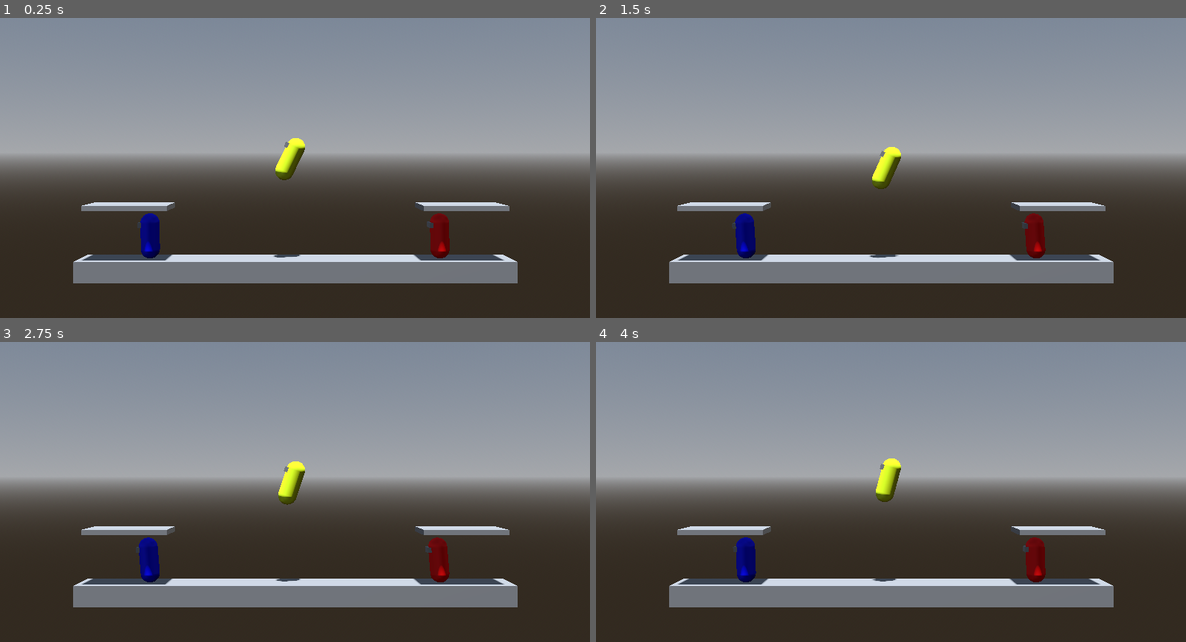
Above: before the commit, frames 1-4 (two rows, left to right).
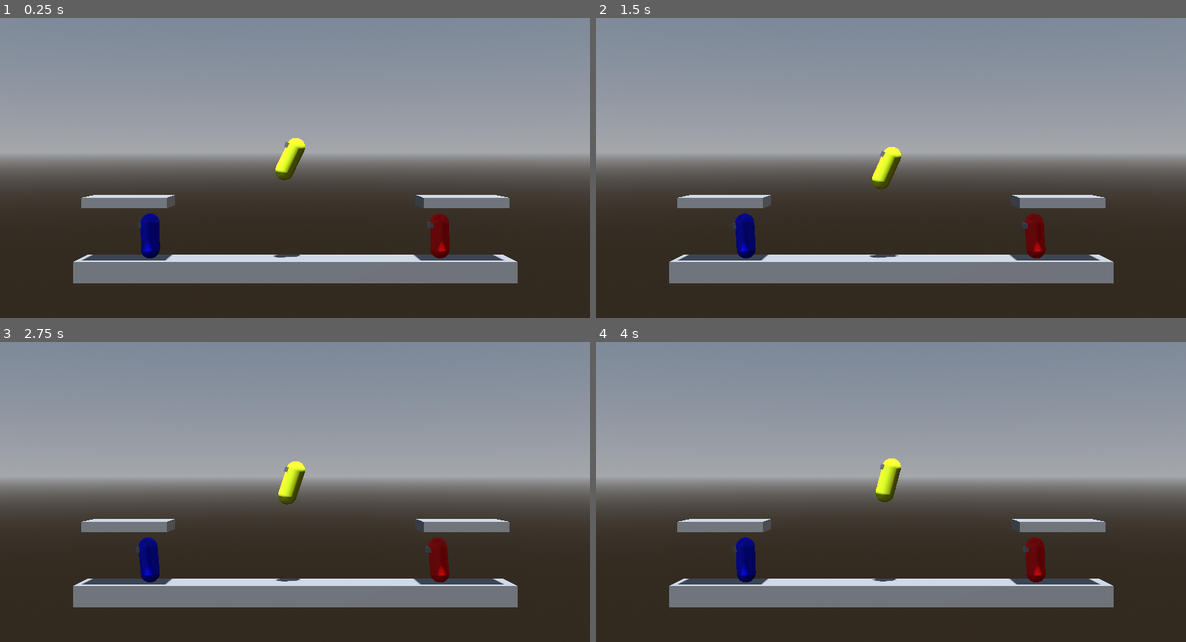
Above: after the commit, the same moments.

Repository: CocoMarck/SuperSmashTux
Game: Godot game, scene res://scenes/main.tscn
The game is run twice, just before and just after one commit, with the same random seed, the same clock (stepped at 60 frames per second) and the same inputs.
Inputs:
- Up to frame 1 (0.25 s): no input
- Up to frame 2 (1.5 s): no input
- Up to frame 3 (2.75 s): no input
- Up to frame 4 (4 s): no input

The runs differ from the first frame. In frame 1, 1.4% of the frame differs, in the area x 13-87%, y 58-76%; in frame 2, 1.4%; in frame 3, 1.4%; in frame 4, 1.4%.

Commit message:
Make side platforms thicker and slightly higher

Diff:
--- a/scenes/main.tscn
+++ b/scenes/main.tscn
@@ -16,10 +16,10 @@
 size = Vector3(41.5372, 2, 4)
 
 [sub_resource type="BoxShape3D" id="BoxShape3D_plat01"]
-size = Vector3(8, 0.5, 4)
+size = Vector3(8, 1, 4)
 
 [sub_resource type="BoxMesh" id="BoxMesh_plat01"]
-size = Vector3(8, 0.5, 4)
+size = Vector3(8, 1, 4)
 
 [sub_resource type="StandardMaterial3D" id="StandardMaterial3D_o6xl0"]
 albedo_color = Color(0.89411765, 1, 0.13725491, 1)
@@ -52,7 +52,7 @@
 mesh = SubResource("BoxMesh_o7g8m")
 
 [node name="PlatformLeft" type="StaticBody3D" parent="." unique_id=612300481]
-transform = Transform3D(1, 0, 0, 0, 1, 0, 0, 0, 1, -16, 5, 0)
+transform = Transform3D(1, 0, 0, 0, 1, 0, 0, 0, 1, -16, 5.5, 0)
 
 [node name="CollisionShape3D" type="CollisionShape3D" parent="PlatformLeft" unique_id=612300482]
 shape = SubResource("BoxShape3D_plat01")
@@ -61,7 +61,7 @@
 mesh = SubResource("BoxMesh_plat01")
 
 [node name="PlatformRight" type="StaticBody3D" parent="." unique_id=612300484]
-transform = Transform3D(1, 0, 0, 0, 1, 0, 0, 0, 1, 16, 5, 0)
+transform = Transform3D(1, 0, 0, 0, 1, 0, 0, 0, 1, 16, 5.5, 0)
 
 [node name="CollisionShape3D" type="CollisionShape3D" parent="PlatformRight" unique_id=612300485]
 shape = SubResource("BoxShape3D_plat01")
